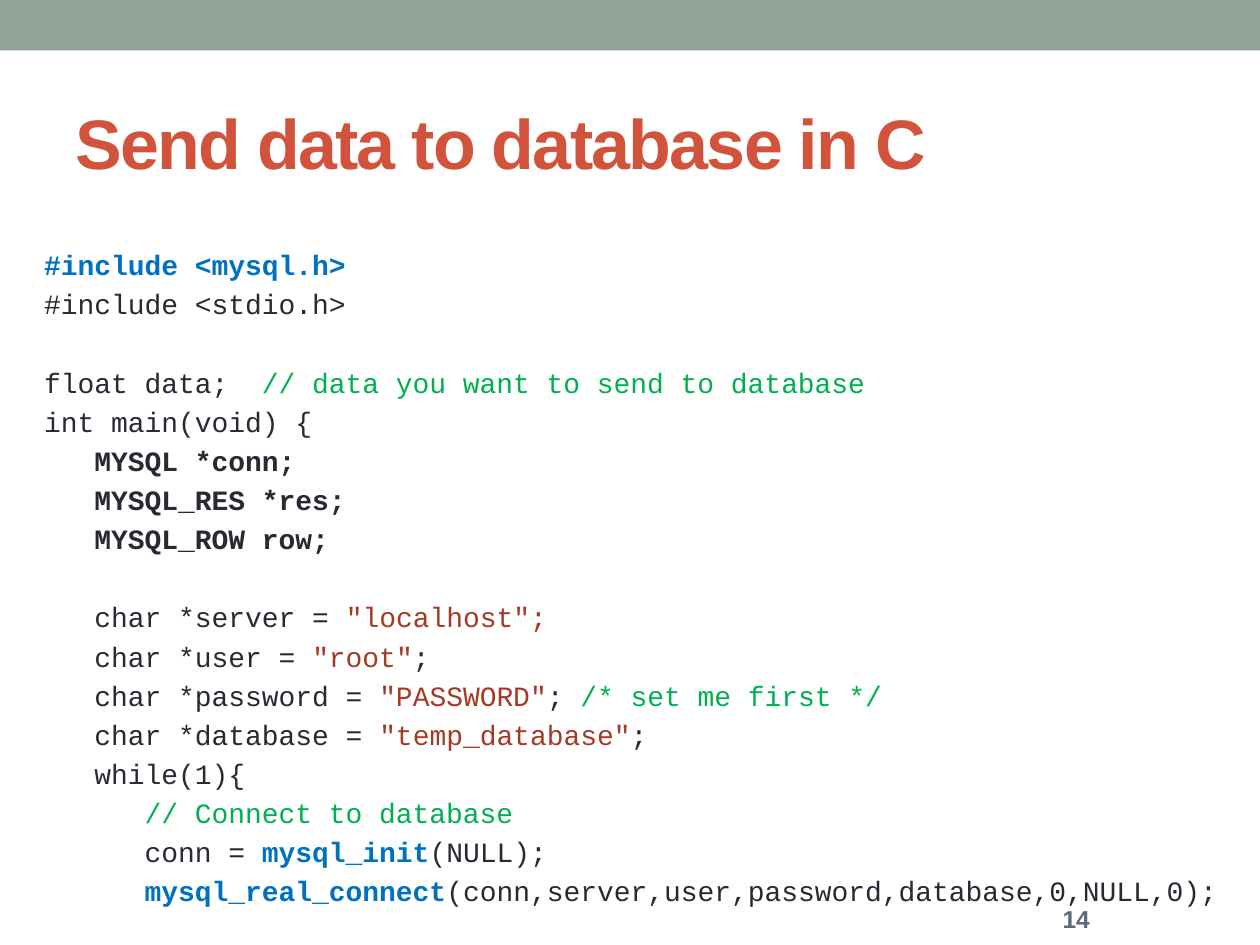
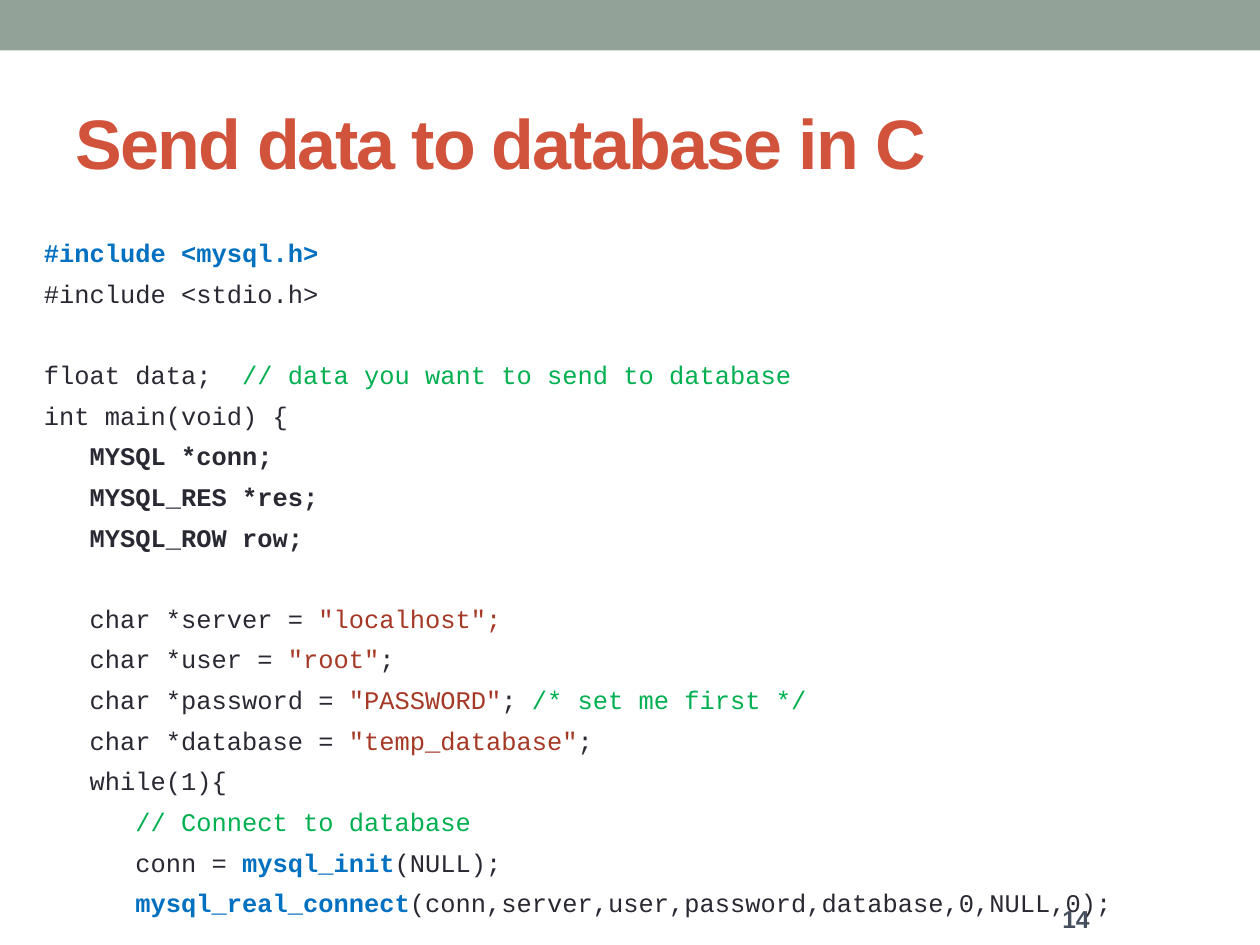
Before and after one commit to honggquan24/IOT, a slide deck: slide 14 of Slide/6. Database.pptx. Drawn at 1260x945 pixels with LibreOffice and Linux fonts; fonts in the diff are those of the drawing. Boxes give left, top, right and bottom in pixels: in the first picture for what was removed or moved away, otherwise in the second. Text is boxed around its words. In the diff, an @@ line names an element or a change of style, - is before the commit and + after.

```diff
--- a/Slide/6. Database.pptx
+++ b/Slide/6. Database.pptx
@@ text "#include <mysql.h>": place and size @@
-text "#include <mysql.h>" at bbox=[44, 255, 1217, 907]
+text "#include <mysql.h>" at bbox=[44, 244, 1111, 921]
@@ text "#include <mysql.h>" at bbox=[44, 244, 1111, 921]: size 16 to 14.5 pt; more space between paragraphs @@
@@ page number at bbox=[1062, 908, 1089, 928]: text colour #5C697C to #454F5D @@
```
Also in this commit, not shown: 18 other slides changed.
